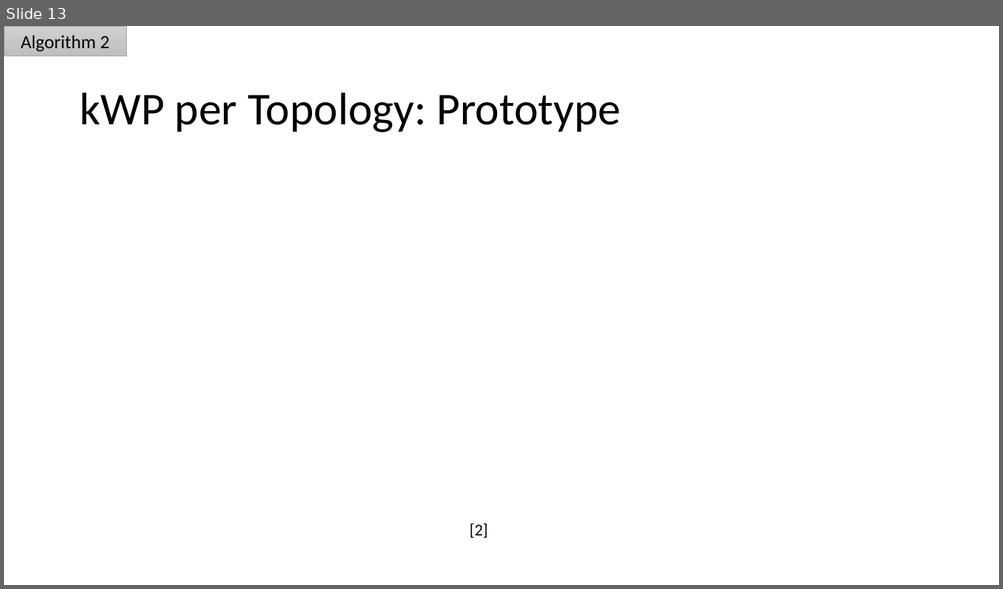
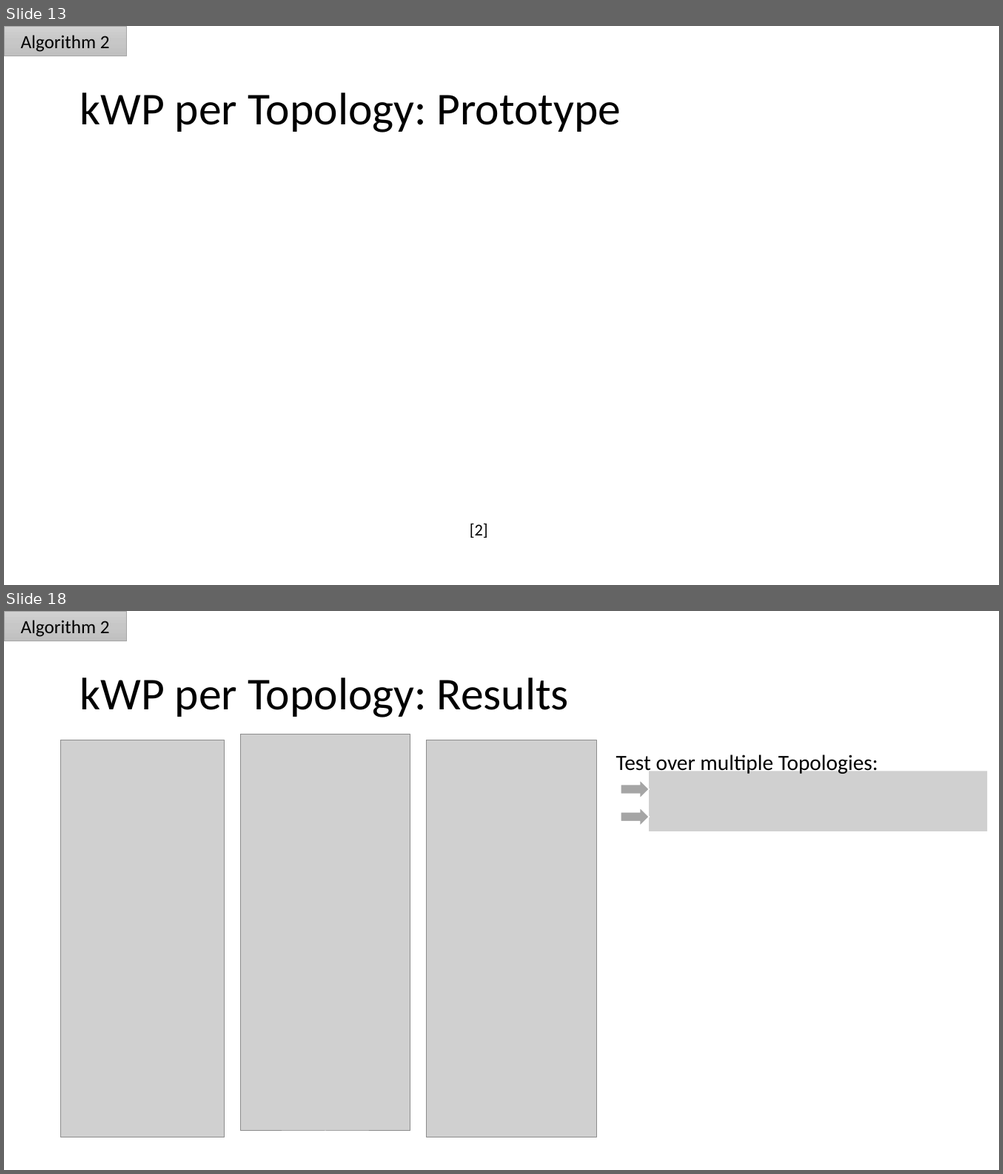
Before and after one commit to gajanns/Fachprojekt_Code, a slide deck: Presentation/Fachprojekt_Presentation1_Final.pptx. Shown one above the other, each under a label of ours: slide 13 before the commit, slides 13 and 18 after it; the slides between them are not shown. The pictures are 1003x589 and 1003x1174 pixels, drawn with LibreOffice and Linux fonts; fonts in the diff are those of the drawing; grey boxes stand for pictures. Boxes give left, top, right and bottom in pixels: in the first picture for what was removed or moved away, otherwise in the second. Text is boxed around its words. In the diff, an @@ line names an element or a change of style, - is before the commit and + after.

```diff
--- a/Presentation/Fachprojekt_Presentation1_Final.pptx
+++ b/Presentation/Fachprojekt_Presentation1_Final.pptx
@@ slide 18 added at (4,611,999,1170), background #FFFFFF @@
@@ rectangle added at (4,611,126,641), fill gradient #D1D1D1 to #C7C7C7 to #C0C0C0, outline #A5A5A5 0.5 pt @@
@@ text added at (21,620,110,637), 18 pt, text #000000 @@
+Algorithm 2
@@ title added at (79,678,569,718), 44 pt, text #000000 @@
+kWP per Topology: Results
@@ picture added at (61,741,224,1138) @@
@@ picture added at (241,735,410,1132) @@
@@ picture added at (427,741,597,1138) @@
@@ text added at (616,755,878,775), 21 pt, text #000000 @@
+Test over multiple Topologies:
@@ right arrow added at (620,780,649,798), fill #A5A5A5, outline #FFFFFF 1 pt @@
@@ picture added at (649,772,987,832) @@
@@ right arrow added at (620,807,649,826), fill #A5A5A5, outline #FFFFFF 1 pt @@
```
Also in this commit, not shown: 4 slides changed, 4 other slides added.
